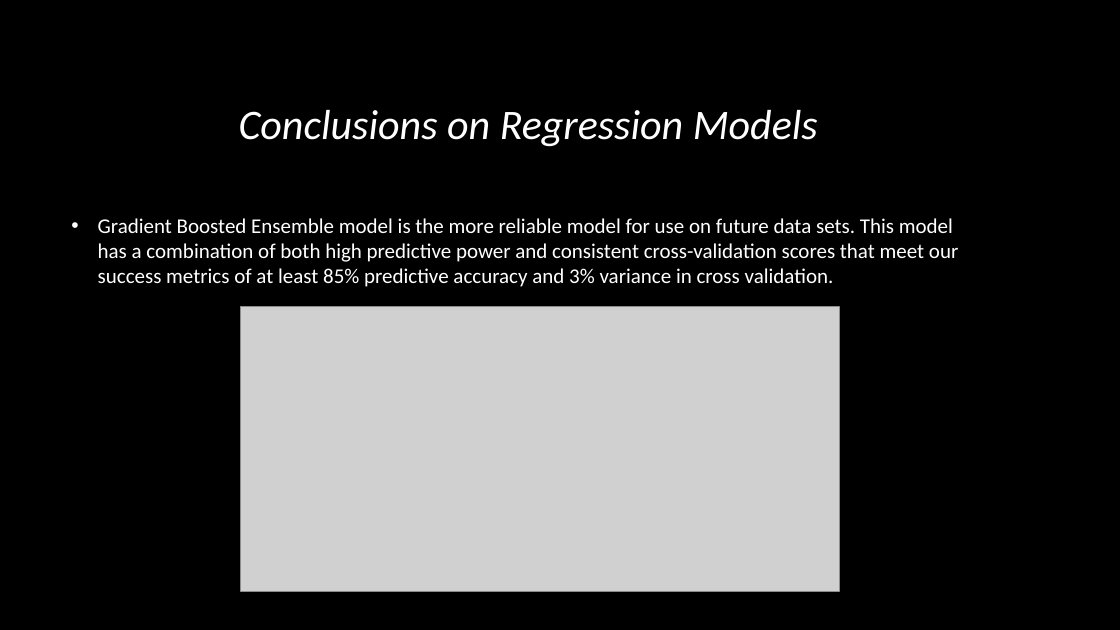
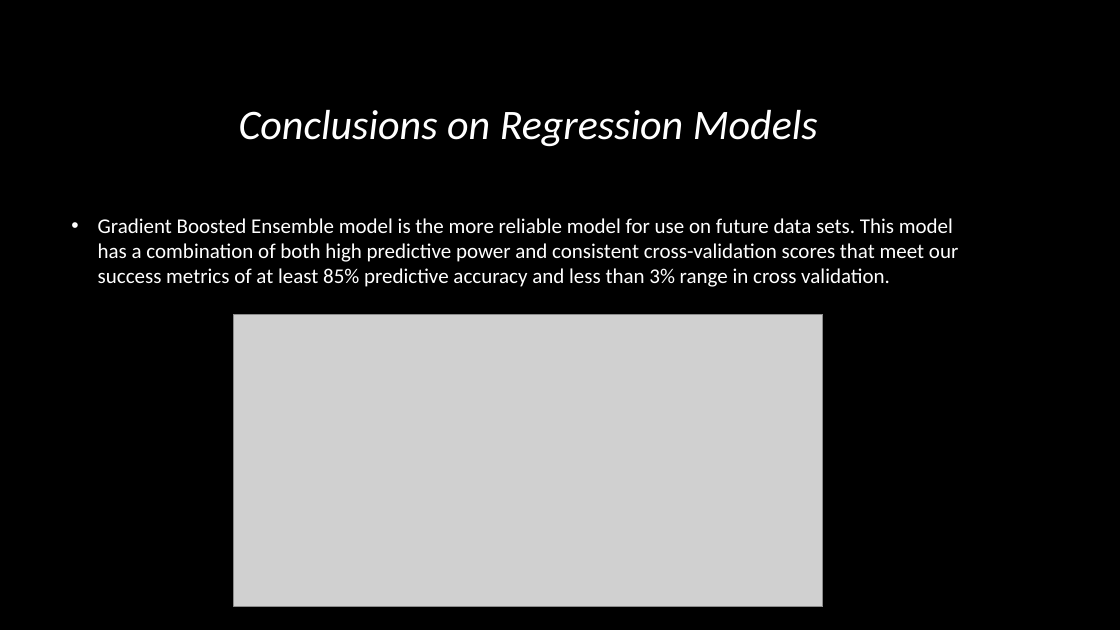
Before and after one commit to ayan1995/Thinkful, a slide deck: slide 15 of Bootcamp/Unit 3 Deeper into Supervised Learning/Supervised Learning Capstone/data-science-for-good/PASSNYC Capstone Predicting Attendance .pptx. Drawn at 1120x630 pixels with LibreOffice and Linux fonts; fonts in the diff are those of the drawing; grey boxes stand for pictures; background and template pictures are left out. Boxes give left, top, right and bottom in pixels: in the first picture for what was removed or moved away, otherwise in the second. Text is boxed around its words. In the diff, an @@ line names an element or a change of style, - is before the commit and + after.

```diff
--- a/Bootcamp/Unit 3 Deeper into Supervised Learning/Supervised Learning Capstone/data-science-for-good/PASSNYC Capstone Predicting Attendance .pptx
+++ b/Bootcamp/Unit 3 Deeper into Supervised Learning/Supervised Learning Capstone/data-science-for-good/PASSNYC Capstone Predicting Attendance .pptx
@@ text at (98, 218, 958, 287): text changed @@
-• Gradient Boosted Ensemble model is the more reliable model for use on future data sets. This model has a combination of both high predictive power and consistent cross-validation scores that meet our success metrics of at least 85% predictive accuracy and 3% variance in cross validation.
+• Gradient Boosted Ensemble model is the more reliable model for use on future data sets. This model has a combination of both high predictive power and consistent cross-validation scores that meet our success metrics of at least 85% predictive accuracy and less than 3% range in cross validation.
@@ picture: place and size @@
-picture at (240, 307, 839, 592)
+picture at (234, 314, 823, 607)
```
Also in this commit, not shown: 5 other slides changed, 2 other files.
